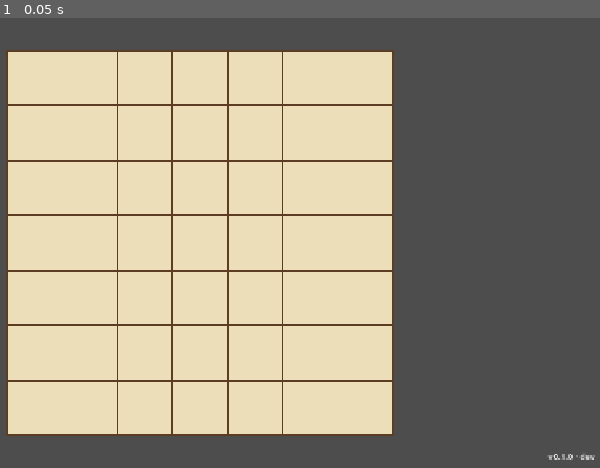
Above: before the commit, frame 1.
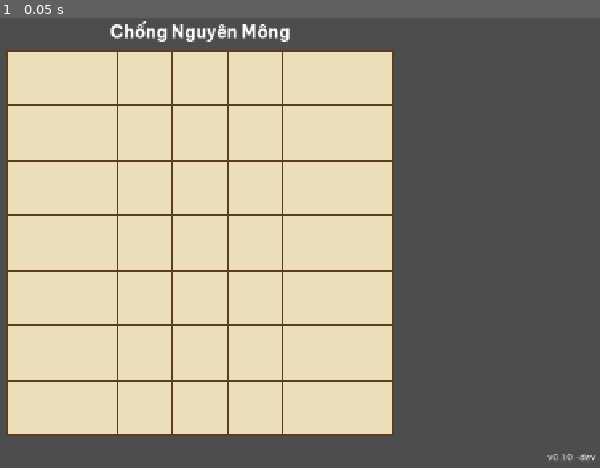
Above: after the commit, the same moment.

Repository: tuantrunglc/chong-nguyen-mong
Game: Godot game, scene res://scenes/main.tscn
The game is run twice, just before and just after one commit, with the same random seed, the same clock (stepped at 60 frames per second) and the same inputs.
Inputs:
- Up to frame 1 (0.05 s): no input

The runs differ from the first frame. In frame 1, 0.6% of the frame differs, in the area x 18-100%, y 0-99%.

Commit message:
Thêm file dịch, font Be Vietnam Pro và Theme chung (Story 0.4)
Co-Authored-By: Claude Opus 5.5 <noreply@anthropic.com>

Diff:
--- /dev/null
+++ b/game/assets/theme/main_theme.tres
@@ -0,0 +1,11 @@
+[gd_resource type="Theme" load_steps=3 format=3]
+
+[ext_resource type="FontFile" path="res://assets/fonts/font_be_vietnam_pro_regular.ttf" id="1_regular"]
+[ext_resource type="FontFile" path="res://assets/fonts/font_be_vietnam_pro_bold.ttf" id="2_bold"]
+
+[resource]
+default_font = ExtResource("1_regular")
+default_font_size = 16
+TitleLabel/base_type = &"Label"
+TitleLabel/font_sizes/font_size = 28
+TitleLabel/fonts/font = ExtResource("2_bold")
--- /dev/null
+++ b/game/i18n/text.csv
@@ -0,0 +1,2 @@
+keys,vi
+app.title,Chống Nguyên Mông
--- a/game/project.godot
+++ b/game/project.godot
@@ -26,6 +26,15 @@
 window/stretch/mode="canvas_items"
 window/stretch/aspect="keep"
 
+[gui]
+
+theme/custom="res://assets/theme/main_theme.tres"
+
+[internationalization]
+
+locale/fallback="vi"
+locale/translations=PackedStringArray("res://i18n/text.vi.translation")
+
 [rendering]
 
 renderer/rendering_method="gl_compatibility"
--- a/game/src/app/main.gd
+++ b/game/src/app/main.gd
@@ -1,15 +1,29 @@
 extends Node2D
-## Màn hình gốc: bàn cờ trống và nhãn phiên bản ở góc dưới phải.
+## Màn hình gốc: tiêu đề, bàn cờ trống và nhãn phiên bản ở góc dưới phải.
 
 const BUILD_INFO_PATH: String = "res://build_info.json"
 const VERSION_FONT_SIZE: int = 14
 const VERSION_MARGIN: int = 8
+## Tiêu đề nằm phía trên bàn cờ (bàn cờ bắt đầu ở y = 52).
+const TITLE_TOP: int = 4
+const TITLE_HEIGHT: int = 44
 
+var _title_label: Label
 var _board_view: BoardView
 var _version_label: Label
 
 
 func _ready() -> void:
+	get_window().title = tr("app.title")
+
+	_title_label = Label.new()
+	_title_label.text = tr("app.title")
+	_title_label.theme_type_variation = &"TitleLabel"
+	_title_label.horizontal_alignment = HORIZONTAL_ALIGNMENT_CENTER
+	_title_label.size = Vector2(BoardView.viewport_size.x, TITLE_HEIGHT)
+	_title_label.position = Vector2(0, TITLE_TOP)
+	add_child(_title_label)
+
 	_board_view = BoardView.new()
 	add_child(_board_view)
 
--- /dev/null
+++ b/game/tests/test_font.gd
@@ -0,0 +1,39 @@
+extends GutTest
+## Font Be Vietnam Pro có đủ chữ cái tiếng Việt; Theme chung của project dùng đúng font này.
+
+const REGULAR_PATH: String = "res://assets/fonts/font_be_vietnam_pro_regular.ttf"
+const BOLD_PATH: String = "res://assets/fonts/font_be_vietnam_pro_bold.ttf"
+const THEME_PATH: String = "res://assets/theme/main_theme.tres"
+const VIETNAMESE: String = "aàảãáạăằẳẵắặâầẩẫấậbcdđeèẻẽéẹêềểễếệghiìỉĩíịklmnoòỏõóọôồổỗốộơờởỡớợpqrstuùủũúụưừửữứựvxyỳỷỹýỵ"
+
+
+func _missing_chars(path: String) -> String:
+	var font: FontFile = load(path) as FontFile
+	if font == null:
+		return "(không nạp được %s)" % path
+	var missing: String = ""
+	for ch: String in VIETNAMESE + VIETNAMESE.to_upper():
+		if not font.has_char(ch.unicode_at(0)):
+			missing += ch
+	return missing
+
+
+func test_regular_font_has_all_vietnamese_letters() -> void:
+	assert_eq(_missing_chars(REGULAR_PATH), "", "ký tự thiếu")
+
+
+func test_bold_font_has_all_vietnamese_letters() -> void:
+	assert_eq(_missing_chars(BOLD_PATH), "", "ký tự thiếu")
+
+
+func test_project_theme_uses_be_vietnam_pro() -> void:
+	assert_eq(ProjectSettings.get_setting("gui/theme/custom"), THEME_PATH)
+	var theme: Theme = load(THEME_PATH) as Theme
+	assert_not_null(theme, "nạp được theme")
+	if theme == null:
+		return
+	assert_not_null(theme.default_font, "theme có font mặc định")
+	if theme.default_font != null:
+		assert_eq(theme.default_font.resource_path, REGULAR_PATH)
+	var title_font: Font = theme.get_font("font", &"TitleLabel")
+	assert_eq(title_font.resource_path, BOLD_PATH, "TitleLabel dùng chữ đậm")
--- /dev/null
+++ b/game/tests/test_i18n.gd
@@ -0,0 +1,45 @@
+extends GutTest
+## File dịch: mọi khóa trong text.csv dịch được, kể cả khi máy đặt ngôn ngữ tiếng Anh.
+## Không so với chữ cụ thể: tác giả được quyền sửa chữ trong CSV.
+
+const CSV_PATH: String = "res://i18n/text.csv"
+
+var _old_locale: String = ""
+
+
+func before_each() -> void:
+	_old_locale = TranslationServer.get_locale()
+
+
+func after_each() -> void:
+	TranslationServer.set_locale(_old_locale)
+
+
+func _keys() -> Array[String]:
+	var keys: Array[String] = []
+	var text: String = FileAccess.get_file_as_string(CSV_PATH)
+	var lines: PackedStringArray = text.split("\n")
+	for i: int in range(1, lines.size()):
+		var line: String = lines[i].strip_edges()
+		if line.is_empty():
+			continue
+		keys.append(line.get_slice(",", 0))
+	return keys
+
+
+func test_csv_has_app_title() -> void:
+	assert_has(_keys(), "app.title")
+
+
+func test_every_key_translates_on_english_machine() -> void:
+	TranslationServer.set_locale("en")
+	var keys: Array[String] = _keys()
+	assert_gt(keys.size(), 0, "text.csv có khóa")
+	for key: String in keys:
+		var value: String = tr(key)
+		assert_ne(value, key, "khóa %s chưa được dịch" % key)
+		assert_ne(value, "", "khóa %s dịch ra chuỗi rỗng" % key)
+
+
+func test_fallback_locale_is_vietnamese() -> void:
+	assert_eq(ProjectSettings.get_setting("internationalization/locale/fallback"), "vi")
Not shown, added: game/assets/fonts/OFL.txt
Binary file added: game/assets/fonts/font_be_vietnam_pro_bold.ttf
Not shown, added: game/assets/fonts/font_be_vietnam_pro_bold.ttf.import
Binary file added: game/assets/fonts/font_be_vietnam_pro_regular.ttf
Not shown, added: game/assets/fonts/font_be_vietnam_pro_regular.ttf.import
Not shown, added: game/i18n/text.csv.import
Binary file added: game/i18n/text.vi.translation
Not shown, added: game/tests/test_font.gd.uid
Not shown, added: game/tests/test_i18n.gd.uid
Not shown, changed: _bmad-output/implementation-artifacts/0-4-chu-tieng-viet-va-font.md
Not shown, changed: _bmad-output/implementation-artifacts/deferred-work.md
Not shown, changed: _bmad-output/implementation-artifacts/sprint-status.yaml
(and 1 more such lines)
